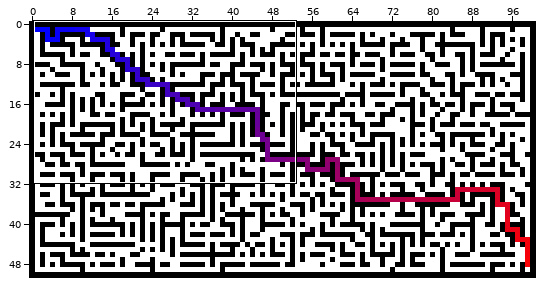
A sprite sheet gets an edit: mazes/_cell.png. The first picture is a wide view before the edit; the outline marks the close-up.
Close-up. First the earlier version:
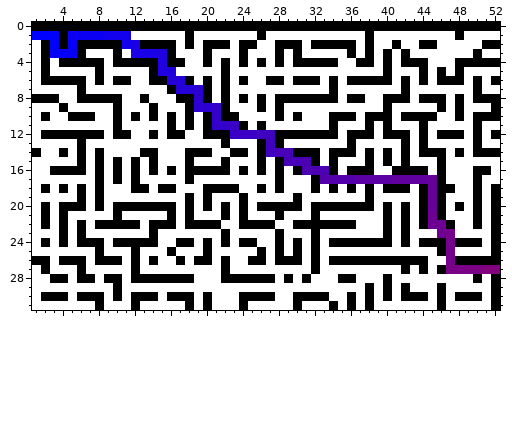
The file is 101x51 pixels. Colours within 5 levels of each other are drawn and written as one. Shown: x 1..52, y 0..31. The commit also changed other parts of the picture, which this record leaves out.
Now the later version:
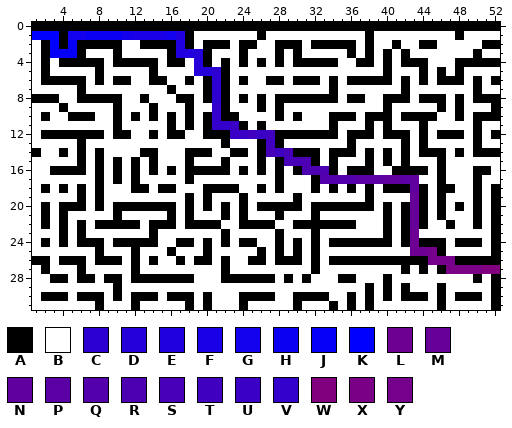
Palette (. is transparent): A #000000  B #ffffff  C #2d00d2  D #2600d9  E #2000df  F #1900e6  G #1300ec  H #0c00f3  J #0600f9  K #0000ff  L #6d0092  M #670098  N #60009f  P #5a00a5  Q #5300ac  R #4d00b2  S #4700b8  T #4000bf  U #3a00c5  V #3300cc  W #81007e  X #7a0085  Y #74008b
Edits made:
Changed rows in their new state; - is an unchanged pixel.
first column x 5:
 1 GG--HH-FFFFGE------------------------------
 2 ------BB----E------------------------------
 3 -------BBBB-EED----------------------------
 4 ----------B---D----------------------------
 5 ----------BB--DDC--------------------------
 6 -----------BB---C--------------------------
 7 ------------BBB-C--------------------------
 8 --------------B-C--------------------------
 9 --------------BB---------------------------
12 --------------------TU---------------------
14 ----------------------ST-------------------
17 -----------------------------------N-P-BB--
18 --------------------------------------N-B--
19 --------------------------------------M-B--
20 --------------------------------------M-B--
21 --------------------------------------M-B--
22 --------------------------------------M-BB-
23 --------------------------------------L--BB
24 --------------------------------------L---B
25 --------------------------------------LLY-B
26 ----------------------------------------YY-
Where, in picture pixels (left, top, right, bottom), the same in both close-ups:
changed: (68, 31, 221, 112)
changed: (248, 130, 284, 157)
changed: (383, 175, 455, 265)
